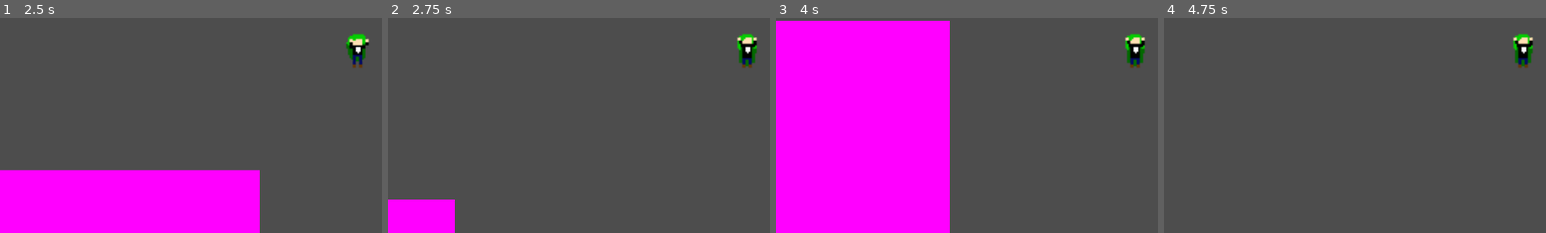
Above: before the commit, frames 1-4 (left to right).
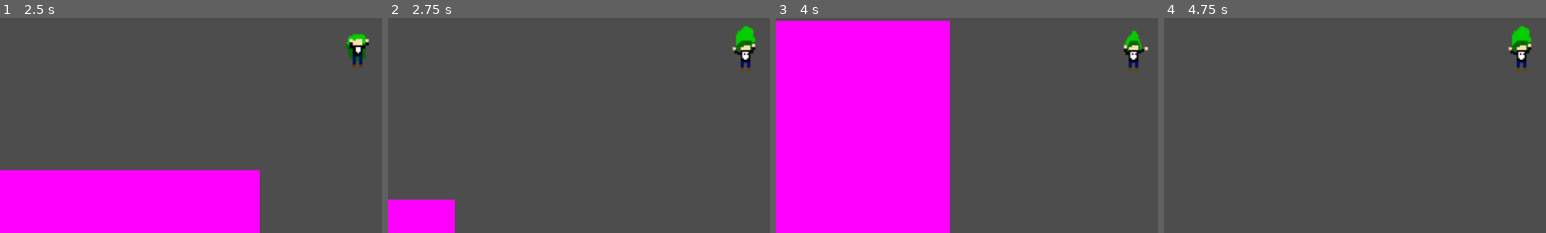
Above: after the commit, the same moments.

Repository: VoidedCrystal/GloopifyGame
Game: Godot game, scene res://UI/Main_Menu.tscn
Two runs of this game, one before a commit and one after it. Both use one fixed random seed, a clock stepped at 60 frames per second and the inputs below.
Inputs:
- Up to frame 1 (2.5 s): click "Play" at 0.5 s; tap Enter (ui_accept) at 1.25 s; hold Right (move-right) from 1.28 s (still down); tap Shift (dash) at 1.35, 2.1 s; tap Space (jump) at 1.52, 2.27 s
- Up to frame 2 (2.75 s): keep holding Right (move-right)
- Up to frame 3 (4 s): release Right (move-right) at 2.78 s; hold Left (move-left) 2.78-3.53 s; tap Shift (dash) at 2.85, 3.6 s; hold Right (move-right) from 3.53 s (still down); tap Space (jump) at 3.77 s
- Up to frame 4 (4.75 s): keep holding Right (move-right); tap Shift (dash) at 4.35 s; tap Space (jump) at 4.52 s
The pictures show only the part of the screen within x 3-53%, y 43-93%; the shares and areas given below are measured in that part.

Frame 1 is identical in both runs. In frame 2, 0.9% of the frame differs, in the area x 90-97%, y 3-25%; in frame 3, 0.7%; in frame 4, 0.9%.

Commit message:
improve falling animation

Diff:
--- a/Gloopify!/Entities/Player.tscn
+++ b/Gloopify!/Entities/Player.tscn
@@ -1,10 +1,11 @@
-[gd_scene load_steps=38 format=3 uid="uid://cs7fisp5q02se"]
+[gd_scene load_steps=40 format=3 uid="uid://cs7fisp5q02se"]
 
 [ext_resource type="Script" path="res://Entities/player.gd" id="1_njyop"]
 [ext_resource type="PackedScene" uid="uid://cdqc43axjnpsd" path="res://UI/pause_menu.tscn" id="2_0o4a1"]
 [ext_resource type="Texture2D" uid="uid://fc4w7o4wkugi" path="res://Assets/ClimbingJess.png" id="2_remy1"]
 [ext_resource type="Texture2D" uid="uid://icr073jw6gts" path="res://Assets/CrouchSheet.png" id="2_xe8kr"]
 [ext_resource type="Texture2D" uid="uid://dqr45pujo1y7g" path="res://Assets/JessSheetIRDJ.png" id="3_iyt0h"]
+[ext_resource type="Texture2D" uid="uid://hmythqbvnjxo" path="res://Assets/FallingSheet.png" id="5_8xuel"]
 
 [sub_resource type="AtlasTexture" id="AtlasTexture_rivij"]
 atlas = ExtResource("2_remy1")
@@ -38,9 +39,13 @@
 atlas = ExtResource("3_iyt0h")
 region = Rect2(96, 64, 32, 32)
 
-[sub_resource type="AtlasTexture" id="AtlasTexture_4quta"]
-atlas = ExtResource("3_iyt0h")
-region = Rect2(96, 96, 32, 32)
+[sub_resource type="AtlasTexture" id="AtlasTexture_rlknr"]
+atlas = ExtResource("5_8xuel")
+region = Rect2(0, 0, 32, 32)
+
+[sub_resource type="AtlasTexture" id="AtlasTexture_o640t"]
+atlas = ExtResource("5_8xuel")
+region = Rect2(32, 0, 32, 32)
 
 [sub_resource type="AtlasTexture" id="AtlasTexture_eqsx5"]
 atlas = ExtResource("3_iyt0h")
@@ -133,7 +138,10 @@
 }, {
 "frames": [{
 "duration": 1.0,
-"texture": SubResource("AtlasTexture_4quta")
+"texture": SubResource("AtlasTexture_rlknr")
+}, {
+"duration": 1.0,
+"texture": SubResource("AtlasTexture_o640t")
 }],
 "loop": false,
 "name": &"Fall",
@@ -195,6 +203,120 @@
 radius = 13.0
 height = 28.0
 
+[sub_resource type="Animation" id="Animation_tim0i"]
+resource_name = "Climb"
+length = 0.1
+loop_mode = 1
+tracks/0/type = "value"
+tracks/0/imported = false
+tracks/0/enabled = true
+tracks/0/path = NodePath(".:animation")
+tracks/0/interp = 1
+tracks/0/loop_wrap = true
+tracks/0/keys = {
+"times": PackedFloat32Array(0),
+"transitions": PackedFloat32Array(1),
+"update": 1,
+"values": [&"Climb"]
+}
+tracks/1/type = "value"
+tracks/1/imported = false
+tracks/1/enabled = true
+tracks/1/path = NodePath(".:frame")
+tracks/1/interp = 1
+tracks/1/loop_wrap = true
+tracks/1/keys = {
+"times": PackedFloat32Array(0),
+"transitions": PackedFloat32Array(1),
+"update": 1,
+"values": [0]
+}
+
+[sub_resource type="Animation" id="Animation_ig0jd"]
+resource_name = "Crouch"
+length = 0.2
+tracks/0/type = "value"
+tracks/0/imported = false
+tracks/0/enabled = true
+tracks/0/path = NodePath(".:animation")
+tracks/0/interp = 1
+tracks/0/loop_wrap = true
+tracks/0/keys = {
+"times": PackedFloat32Array(0),
+"transitions": PackedFloat32Array(1),
+"update": 1,
+"values": [&"Crouch"]
+}
+tracks/1/type = "value"
+tracks/1/imported = false
+tracks/1/enabled = true
+tracks/1/path = NodePath(".:frame")
+tracks/1/interp = 1
+tracks/1/loop_wrap = true
+tracks/1/keys = {
+"times": PackedFloat32Array(0, 0.0666667, 0.166667),
+"transitions": PackedFloat32Array(1, 1, 1),
+"update": 1,
+"values": [0, 1, 2]
+}
+
+[sub_resource type="Animation" id="Animation_1hqit"]
+resource_name = "Dash"
+length = 0.5
+tracks/0/type = "value"
+tracks/0/imported = false
+tracks/0/enabled = true
+tracks/0/path = NodePath(".:animation")
+tracks/0/interp = 1
+tracks/0/loop_wrap = true
+tracks/0/keys = {
+"times": PackedFloat32Array(0),
+"transitions": PackedFloat32Array(1),
+"update": 1,
+"values": [&"Dash"]
+}
+tracks/1/type = "value"
+tracks/1/imported = false
+tracks/1/enabled = true
+tracks/1/path = NodePath(".:frame")
+tracks/1/interp = 1
+tracks/1/loop_wrap = true
+tracks/1/keys = {
+"times": PackedFloat32Array(0, 0.0666667, 0.166667, 0.333333, 0.433333),
+"transitions": PackedFloat32Array(1, 1, 1, 1, 1),
+"update": 1,
+"values": [0, 1, 2, 2, 3]
+}
+
+[sub_resource type="Animation" id="Animation_wl6vp"]
+resource_name = "Fall"
+length = 0.5
+loop_mode = 1
+tracks/0/type = "value"
+tracks/0/imported = false
+tracks/0/enabled = true
+tracks/0/path = NodePath(".:animation")
+tracks/0/interp = 1
+tracks/0/loop_wrap = true
+tracks/0/keys = {
+"times": PackedFloat32Array(0),
+"transitions": PackedFloat32Array(1),
+"update": 1,
+"values": [&"Fall"]
+}
+tracks/1/type = "value"
+tracks/1/imported = false
+tracks/1/enabled = true
+tracks/1/path = NodePath(".:frame")
+tracks/1/interp = 1
+tracks/1/loop_wrap = true
+tracks/1/keys = {
+"times": PackedFloat32Array(0, 0.233333),
+"transitions": PackedFloat32Array(1, 1),
+"update": 1,
+"values": [0, 1]
+}
+
 [sub_resource type="Animation" id="Animation_o5efm"]
 resource_name = "Idle"
 length = 0.8
@@ -224,6 +346,34 @@
 "values": [0, 1, 2, 3]
 }
 
+[sub_resource type="Animation" id="Animation_6be65"]
+resource_name = "Jump"
+length = 0.5
+tracks/0/type = "value"
+tracks/0/imported = false
+tracks/0/enabled = true
+tracks/0/path = NodePath(".:animation")
+tracks/0/interp = 1
+tracks/0/loop_wrap = true
+tracks/0/keys = {
+"times": PackedFloat32Array(0),
+"transitions": PackedFloat32Array(1),
+"update": 1,
+"values": [&"Jump"]
+}
+tracks/1/type = "value"
+tracks/1/imported = false
+tracks/1/enabled = true
+tracks/1/path = NodePath(".:frame")
+tracks/1/interp = 1
+tracks/1/loop_wrap = true
+tracks/1/keys = {
+"times": PackedFloat32Array(0, 0.133333, 0.233333, 0.366667),
+"transitions": PackedFloat32Array(1, 1, 1, 1),
+"update": 1,
+"values": [0, 1, 2, 3]
+}
+
 [sub_resource type="Animation" id="Animation_0u1nx"]
 length = 0.001
 tracks/0/type = "value"
@@ -278,148 +428,6 @@
 "transitions": PackedFloat32Array(1, 1, 1, 1),
 "update": 1,
 "values": [0, 1, 2, 3]
-}
-
-[sub_resource type="Animation" id="Animation_1hqit"]
-resource_name = "Dash"
-length = 0.5
-tracks/0/type = "value"
-tracks/0/imported = false
-tracks/0/enabled = true
-tracks/0/path = NodePath(".:animation")
-tracks/0/interp = 1
-tracks/0/loop_wrap = true
-tracks/0/keys = {
-"times": PackedFloat32Array(0),
-"transitions": PackedFloat32Array(1),
-"update": 1,
-"values": [&"Dash"]
-}
-tracks/1/type = "value"
-tracks/1/imported = false
-tracks/1/enabled = true
-tracks/1/path = NodePath(".:frame")
-tracks/1/interp = 1
-tracks/1/loop_wrap = true
-tracks/1/keys = {
-"times": PackedFloat32Array(0, 0.0666667, 0.166667, 0.333333, 0.433333),
-"transitions": PackedFloat32Array(1, 1, 1, 1, 1),
-"update": 1,
-"values": [0, 1, 2, 2, 3]
-}
-
-[sub_resource type="Animation" id="Animation_ig0jd"]
-resource_name = "Crouch"
-length = 0.2
-tracks/0/type = "value"
-tracks/0/imported = false
-tracks/0/enabled = true
-tracks/0/path = NodePath(".:animation")
-tracks/0/interp = 1
-tracks/0/loop_wrap = true
-tracks/0/keys = {
-"times": PackedFloat32Array(0),
-"transitions": PackedFloat32Array(1),
-"update": 1,
-"values": [&"Crouch"]
-}
-tracks/1/type = "value"
-tracks/1/imported = false
-tracks/1/enabled = true
-tracks/1/path = NodePath(".:frame")
-tracks/1/interp = 1
-tracks/1/loop_wrap = true
-tracks/1/keys = {
-"times": PackedFloat32Array(0, 0.0666667, 0.166667),
-"transitions": PackedFloat32Array(1, 1, 1),
-"update": 1,
-"values": [0, 1, 2]
-}
-
-[sub_resource type="Animation" id="Animation_6be65"]
-resource_name = "Jump"
-length = 0.5
-tracks/0/type = "value"
-tracks/0/imported = false
-tracks/0/enabled = true
-tracks/0/path = NodePath(".:animation")
-tracks/0/interp = 1
-tracks/0/loop_wrap = true
-tracks/0/keys = {
-"times": PackedFloat32Array(0),
-"transitions": PackedFloat32Array(1),
-"update": 1,
-"values": [&"Jump"]
-}
-tracks/1/type = "value"
-tracks/1/imported = false
-tracks/1/enabled = true
-tracks/1/path = NodePath(".:frame")
-tracks/1/interp = 1
-tracks/1/loop_wrap = true
-tracks/1/keys = {
-"times": PackedFloat32Array(0, 0.133333, 0.233333, 0.366667),
-"transitions": PackedFloat32Array(1, 1, 1, 1),
-"update": 1,
-"values": [0, 1, 2, 3]
-}
-
-[sub_resource type="Animation" id="Animation_tim0i"]
-resource_name = "Climb"
-length = 0.1
-loop_mode = 1
-tracks/0/type = "value"
-tracks/0/imported = false
-tracks/0/enabled = true
-tracks/0/path = NodePath(".:animation")
-tracks/0/interp = 1
-tracks/0/loop_wrap = true
-tracks/0/keys = {
-"times": PackedFloat32Array(0),
-"transitions": PackedFloat32Array(1),
-"update": 1,
-"values": [&"Climb"]
-}
-tracks/1/type = "value"
-tracks/1/imported = false
-tracks/1/enabled = true
-tracks/1/path = NodePath(".:frame")
-tracks/1/interp = 1
-tracks/1/loop_wrap = true
-tracks/1/keys = {
-"times": PackedFloat32Array(0),
-"transitions": PackedFloat32Array(1),
-"update": 1,
-"values": [0]
-}
-
-[sub_resource type="Animation" id="Animation_wl6vp"]
-resource_name = "Fall"
-length = 0.05
-loop_mode = 1
-tracks/0/type = "value"
-tracks/0/imported = false
-tracks/0/enabled = true
-tracks/0/path = NodePath(".:animation")
-tracks/0/interp = 1
-tracks/0/loop_wrap = true
-tracks/0/keys = {
-"times": PackedFloat32Array(0),
-"transitions": PackedFloat32Array(1),
-"update": 1,
-"values": [&"Fall"]
-}
-tracks/1/type = "value"
-tracks/1/imported = false
-tracks/1/enabled = true
-tracks/1/path = NodePath(".:frame")
-tracks/1/interp = 1
-tracks/1/loop_wrap = true
-tracks/1/keys = {
-"times": PackedFloat32Array(0),
-"transitions": PackedFloat32Array(1),
-"update": 1,
-"values": [0]
 }
 
 [sub_resource type="AnimationLibrary" id="AnimationLibrary_57iwb"]
Binary file added: Gloopify!/Assets/FallingSheet.png
Not shown, added: Gloopify!/Assets/FallingSheet.png.import
Not shown: 1 places in Gloopify!/Levels/LevelImNumber1.tscn that only renumber resources
